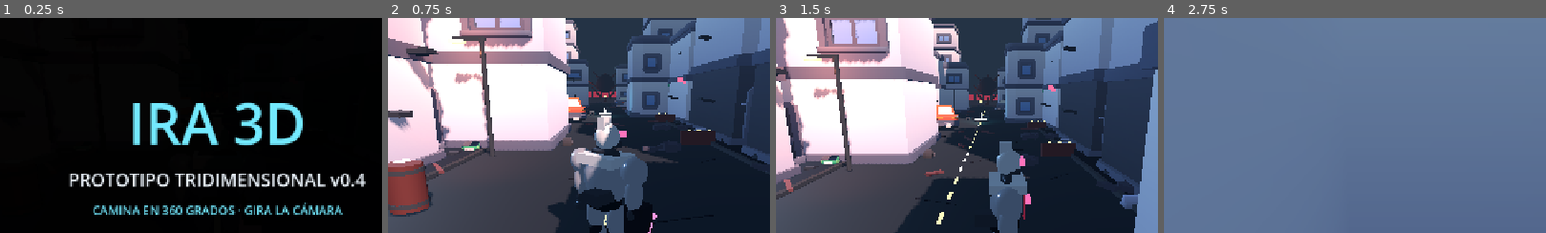
Above: before the commit, frames 1-4 (left to right).
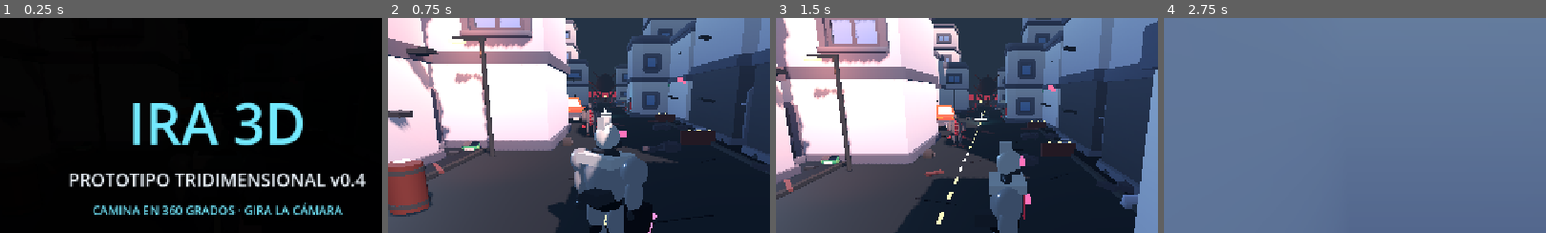
Above: after the commit, the same moments.

Repository: lsnoglos/Ira
Game: Godot game, scene res://scenes/main.tscn
Two runs of this game, one before a commit and one after it. Both use one fixed random seed, a clock stepped at 60 frames per second and the inputs below.
Inputs (mouse positions are % of the whole screen's width and height, from its top left):
- Up to frame 1 (0.25 s): no input
- Up to frame 2 (0.75 s): tap Enter at 0.5 s; move the mouse to (72, 45) at 0.52 s; hold D from 0.53 s (still down); hold F from 0.53 s (still down); click (72, 45) at 0.67 s
- Up to frame 3 (1.5 s): tap Space at 0.77 s; tap Q at 0.8 s; release D at 1.25 s; release F at 1.25 s; drag from (30, 55) to (45, 70) at 1.27 s
- Up to frame 4 (2.75 s): move the mouse to (60, 28) at 2.02 s; hold D from 2.03 s (still down); hold F from 2.03 s (still down); tap Q at 2.3 s
The pictures show only the part of the screen within x 22-72%, y 15-65%; the shares and areas given below are measured in that part.

The runs differ from the first frame. In frame 2, 0.4% of the frame differs, in the area x 46-64%, y 36-56%; in frame 3, 0.4%; in frame 4, nothing differs.
Error after the commit: Invalid assignment of property or key 'life' with value of type 'int' on a base object of type 'CanvasLayer (TouchHUD.gd)'. (res://scripts/Main.gd:69)

Commit message:
feat(3d): spawn four infected, claw and energy pulse combat, score and HUD telemetry

Diff:
--- a/scripts/Main.gd
+++ b/scripts/Main.gd
@@ -4,6 +4,9 @@
 const CAMERA = preload("res://scripts/FollowCamera.gd")
 const CITY = preload("res://scripts/RuinedDistrict.gd")
 const HUD = preload("res://scripts/TouchHUD.gd")
+const ENEMY = preload("res://scripts/Infected.gd")
+const PULSE = preload("res://scripts/EnergyPulse.gd")
+const K = preload("res://scripts/ModelKit.gd")
 const SAVE_FILE := "user://ira3d_checkpoint_v1.json"
 var hero
 var rig
@@ -13,6 +16,11 @@
 var _previous_jump := false
 var _previous_dash := false
 var _previous_pause := false
+var enemies: Array[Node3D] = []
+var score := 0
+var kills := 0
+var claw_cooldown := 0.0
+var pulse_cooldown := 0.0
 
 func _ready() -> void:
     var city := CITY.new()
@@ -28,8 +36,11 @@
     hud.game = self
     add_child(hud)
     _load_checkpoint()
+    _spawn_infected()
 
 func _process(_delta: float) -> void:
+    claw_cooldown = maxf(0.0,claw_cooldown-_delta)
+    pulse_cooldown = maxf(0.0,pulse_cooldown-_delta)
     if Input.is_key_pressed(KEY_ESCAPE) and not _previous_pause:
         paused = not paused
     _previous_pause = Input.is_key_pressed(KEY_ESCAPE)
@@ -55,6 +66,13 @@
     var active: bool = not paused and hud.intro_seconds <= 0.0
     var sprint: bool = stick.length() > 0.89 and (hud.joystick_finger != -1)
     hero.set_controls(stick,rig.yaw,sprint,jump,dodge,active)
+    hud.life = hero.health
+    hud.score = score
+    hud.kills = kills
+    if active and (hud.consume_claw() or Input.is_key_pressed(KEY_F)) and claw_cooldown<=0.0:
+        _claw()
+    if active and (hud.consume_pulse() or Input.is_key_pressed(KEY_Q)) and pulse_cooldown<=0.0:
+        _pulse()
     if active and not checkpoint_reached and hero.global_position.distance_to(Vector3(0,0,-27)) < 2.5:
         checkpoint_reached = true
         hud.checkpoint_name = "BALIZA ALFA"
@@ -91,3 +109,46 @@
     checkpoint_reached = true
     hud.checkpoint_name = "BALIZA ALFA"
     hud.announce("PARTIDA REANUDADA DESDE CP ALFA",3.2)
+
+func _spawn_infected() -> void:
+    for pos in [Vector3(-1.0,0.06,-8.0),Vector3(3.3,0.06,-27.0),Vector3(-1.8,0.06,-45.0),Vector3(1.7,0.06,-59.0)]:
+        var enemy: CharacterBody3D = ENEMY.new()
+        enemy.position = pos
+        enemy.target = hero
+        add_child(enemy)
+        enemy.defeated.connect(_on_defeated)
+        enemies.append(enemy)
+
+func _on_defeated(points: int) -> void:
+    score += points
+    kills += 1
+    hud.announce("INFECTADO PURIFICADO +%d" % points,1.7)
+
+func _claw() -> void:
+    claw_cooldown = 0.67
+    hero.claw_attack()
+    var forward: Vector3 = hero.face_forward()
+    for enemy in enemies:
+        if not is_instance_valid(enemy):
+            continue
+        var toward: Vector3 = enemy.global_position - hero.global_position
+        toward.y = 0.0
+        if toward.length() < 3.05 and forward.dot(toward.normalized()) > 0.05:
+            enemy.call("receive_damage",3,hero.global_position)
+            _impact(enemy.global_position+Vector3(0,1.4,0))
+    _impact(hero.global_position+Vector3.UP*1.25+forward*1.4)
+
+func _pulse() -> void:
+    pulse_cooldown = 0.9
+    var shot: Node3D = PULSE.new()
+    shot.travel = hero.face_forward()
+    shot.targets = enemies
+    add_child(shot)
+    shot.global_position = hero.global_position+Vector3(0,1.24,0)+hero.face_forward()*0.95
+
+func _impact(p: Vector3) -> void:
+    var material: StandardMaterial3D = K.mat(Color("ff4059"),0.0,3.2,0.12)
+    var flash: MeshInstance3D = K.sphere(self,Vector3(0.33,0.33,0.33),p,material)
+    var tween := create_tween()
+    tween.tween_property(flash,"scale",Vector3.ONE*0.02,0.22)
+    tween.tween_callback(flash.queue_free)
